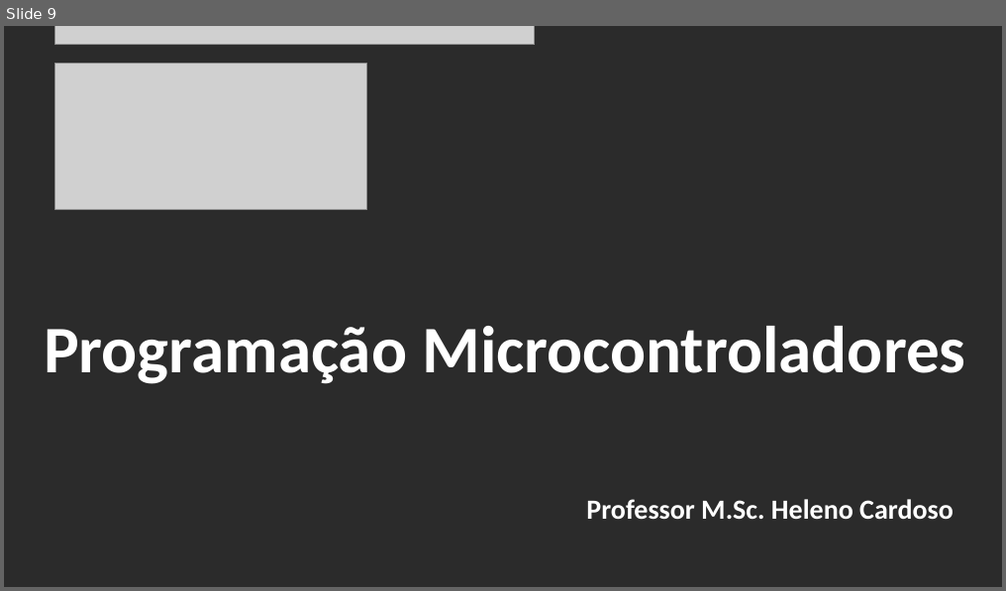
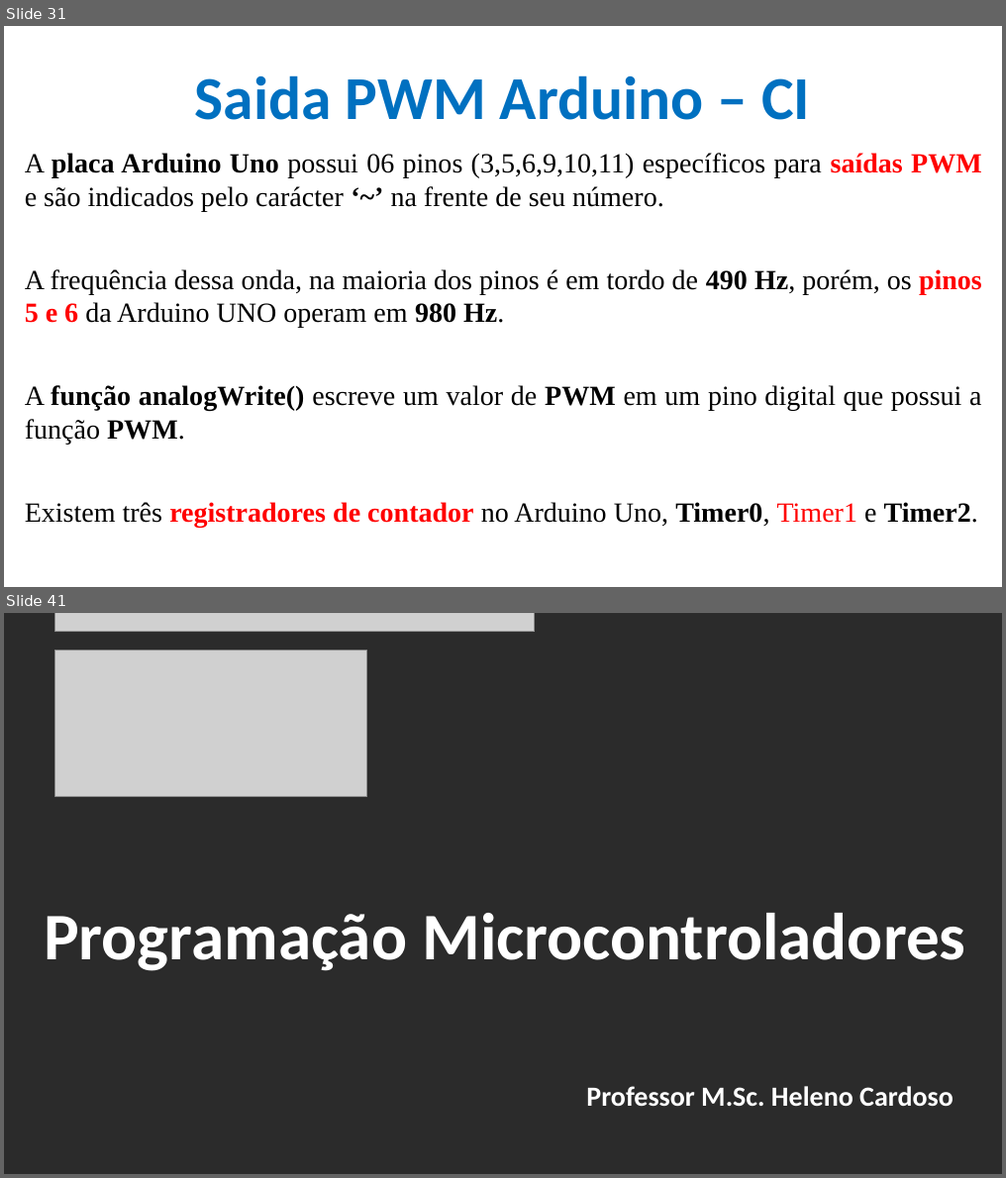
Before and after one commit to CloudEducationBrazil/WydenArea1ProgramacaoMicrocontroladores, a slide deck: 01 Classes/Aula 06 - Programação Microcontroladores - Periféricos Integrados - Temporizadores e PWM.pptx. Shown one above the other, each under a label of ours: slide 9 before the commit, slides 31 and 41 after it; the slides between them are not shown. The pictures are 1006x591 and 1006x1178 pixels, drawn with LibreOffice and Linux fonts; fonts in the diff are those of the drawing; grey boxes stand for pictures; background and template pictures are left out; a plain dark background stands for a picture behind light text. Boxes give left, top, right and bottom in pixels: in the first picture for what was removed or moved away, otherwise in the second. Text is boxed around its words. In the diff, an @@ line names an element or a change of style, - is before the commit and + after.

```diff
--- a/01 Classes/Aula 06 - Programação Microcontroladores - Periféricos Integrados - Temporizadores e PWM.pptx
+++ b/01 Classes/Aula 06 - Programação Microcontroladores - Periféricos Integrados - Temporizadores e PWM.pptx
@@ slide 31 added at bbox=[4, 26, 1002, 587], background picture (left out) @@
@@ title added at bbox=[195, 76, 810, 120], 44 pt, text #0070C0, bold @@
+Saida PWM Arduino – CI
@@ text added at bbox=[25, 153, 982, 528], 20 pt, text #000000 @@
+A placa Arduino Uno possui 06 pinos (3,5,6,9,10,11) específicos para saídas PWM e são indicados pelo carácter ‘~’ na frente de seu número.
+A frequência dessa onda, na maioria dos pinos é em tordo de 490 Hz, porém, os pinos 5 e 6 da Arduino UNO operam em 980 Hz.
+A função analogWrite() escreve um valor de PWM em um pino digital que possui a função PWM.
+Existem três registradores de contador no Arduino Uno, Timer0, Timer1 e Timer2.
@@ what was slide 9 is now slide 41 @@
```
Also in this commit, not shown: 6 slides changed, 32 other slides added, 1 slide removed, 4 other files.
